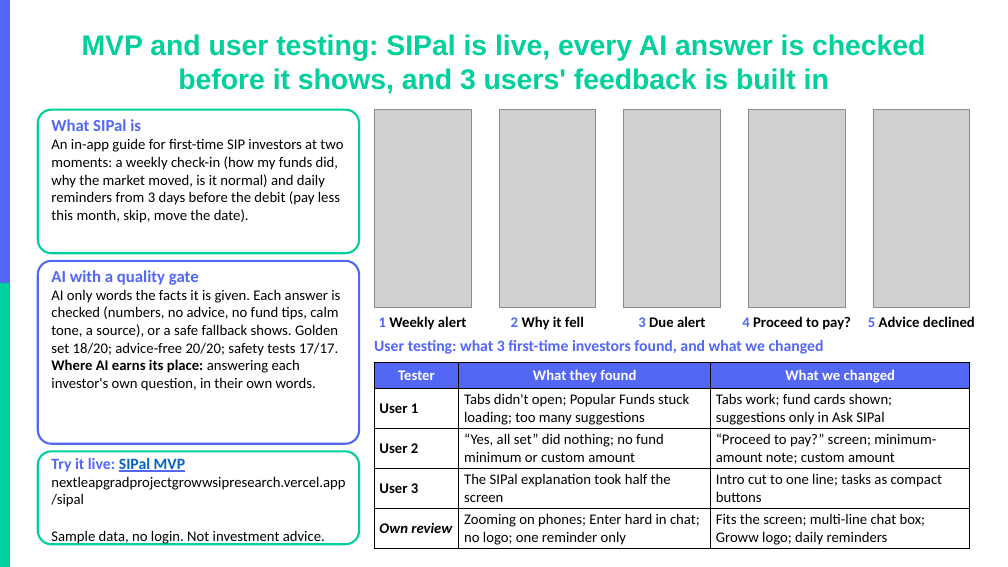
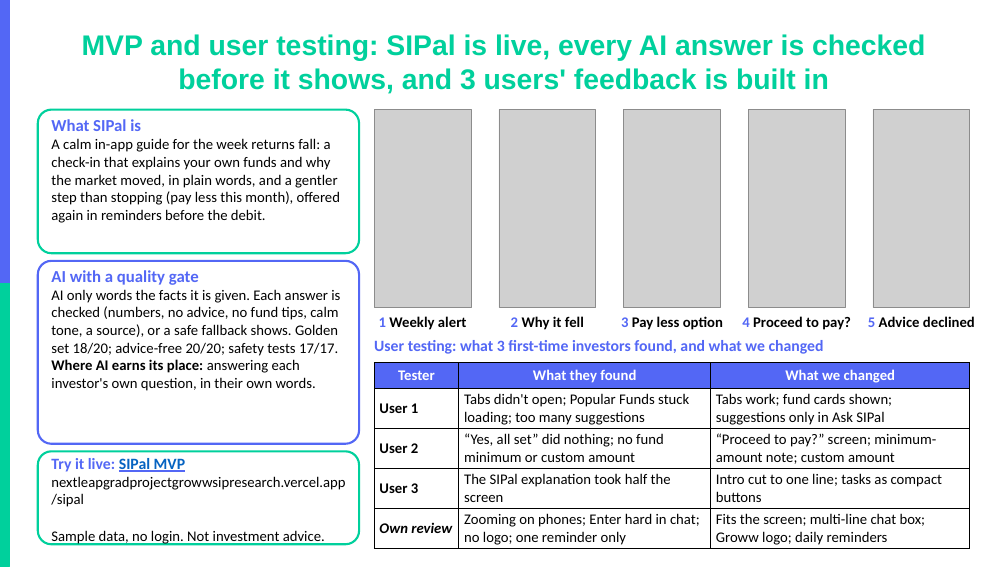
Before and after one commit to akarshita711/NEXTLEAP_GRAD_PROJECT_groww_SIP_research, a slide deck: slide 9 of deck/NL_Groww.pptx. Drawn at 1008x567 pixels with LibreOffice and Linux fonts; fonts in the diff are those of the drawing; grey boxes stand for pictures; background and template pictures are left out. Boxes give left, top, right and bottom in pixels: in the first picture for what was removed or moved away, otherwise in the second. Text is boxed around its words. In the diff, an @@ line names an element or a change of style, - is before the commit and + after.

```diff
--- a/deck/NL_Groww.pptx
+++ b/deck/NL_Groww.pptx
@@ text at box(51, 138, 340, 223): text changed @@
-An in-app guide for first-time SIP investors at two moments: a weekly check-in (how my funds did, why the market moved, is it normal) and daily reminders from 3 days before the debit (pay less this month, skip, move the date).
+A calm in-app guide for the week returns fall: a check-in that explains your own funds and why the market moved, in plain words, and a gentler step than stopping (pay less this month), offered again in reminders before the debit.
@@ text at box(621, 316, 723, 330): text changed @@
-3 Due alert
+3 Pay less option
```
Also in this commit, not shown: 7 other slides changed, 8 other files.
